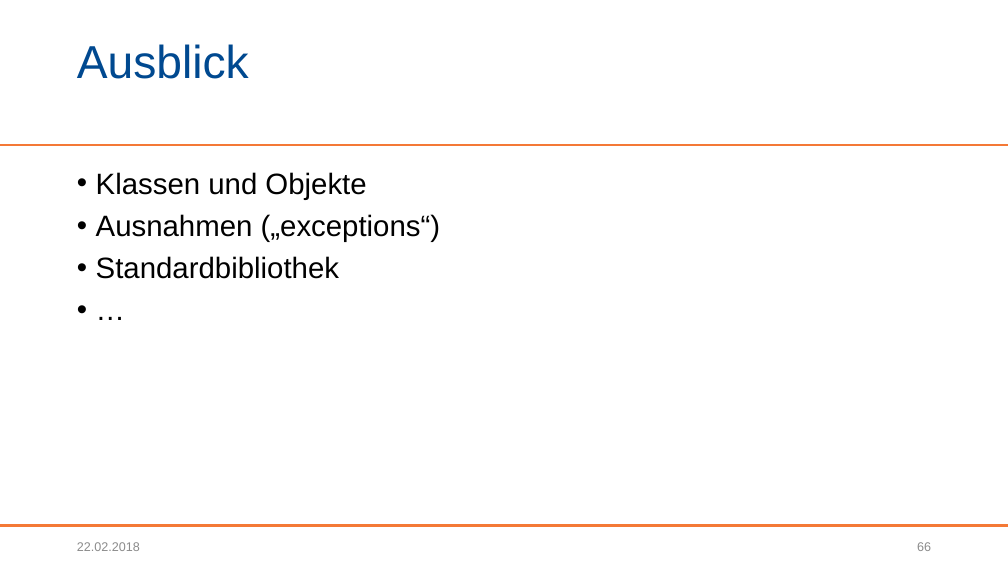
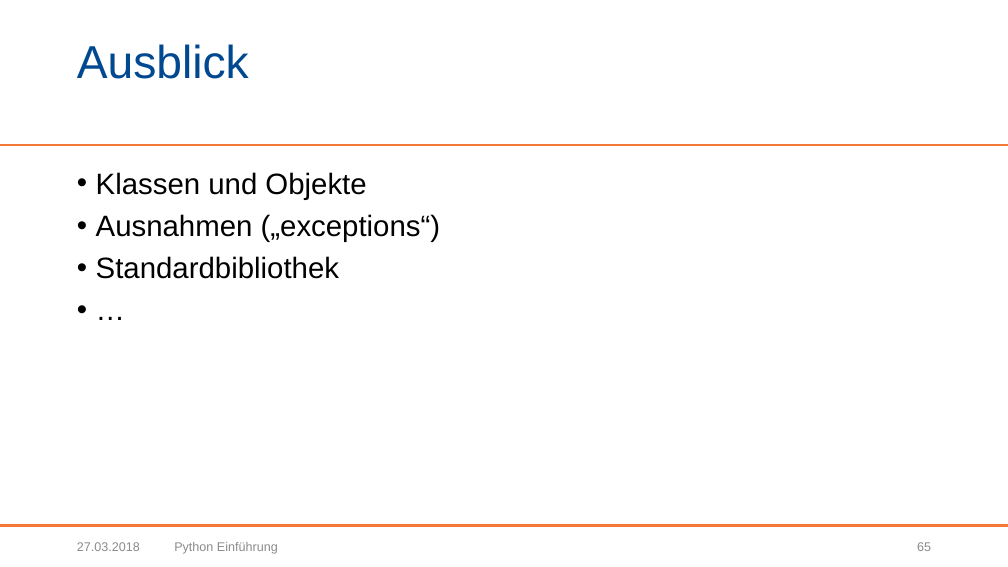
Before and after one commit to BogyMitutoyoCTL/Sophy-Preparation, a slide deck: slide 65 of Präsentationen/Python Einführung.pptx (slide 66 before the commit). Drawn at 1008x567 pixels with LibreOffice and Linux fonts; fonts in the diff are those of the drawing; background and template pictures are left out. Boxes give left, top, right and bottom in pixels: in the first picture for what was removed or moved away, otherwise in the second. Text is boxed around its words. In the diff, an @@ line names an element or a change of style, - is before the commit and + after.

```diff
--- a/Präsentationen/Python Einführung.pptx
+++ b/Präsentationen/Python Einführung.pptx
@@ text at [77,542,140,551]: text changed @@
-22.02.2018
+27.03.2018
@@ text added at [174,542,278,554], 12 pt, text #8C8C8C @@
+Python Einführung
```
Also in this commit, not shown: 66 other slides changed, 1 slide removed.
